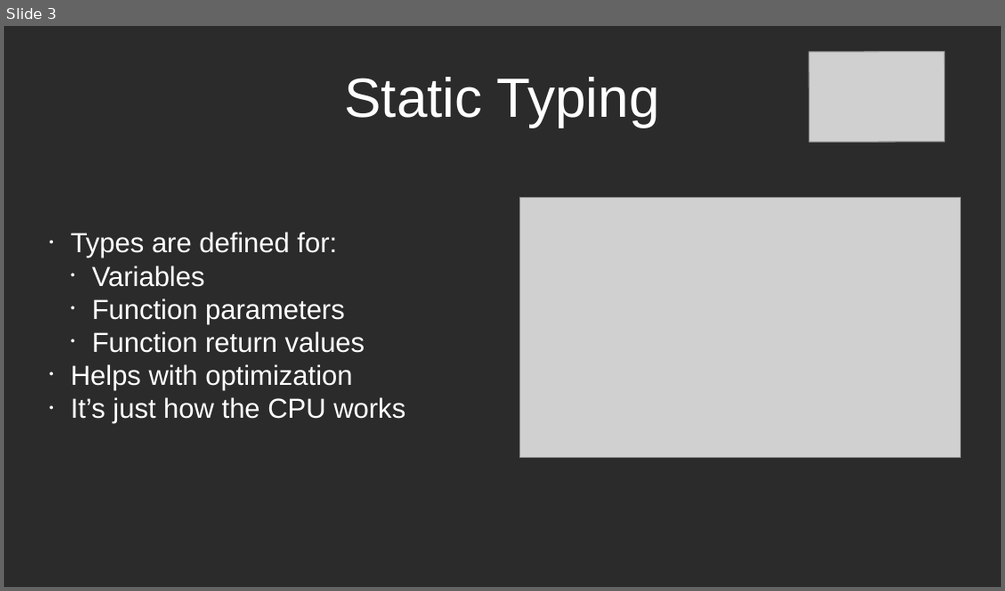
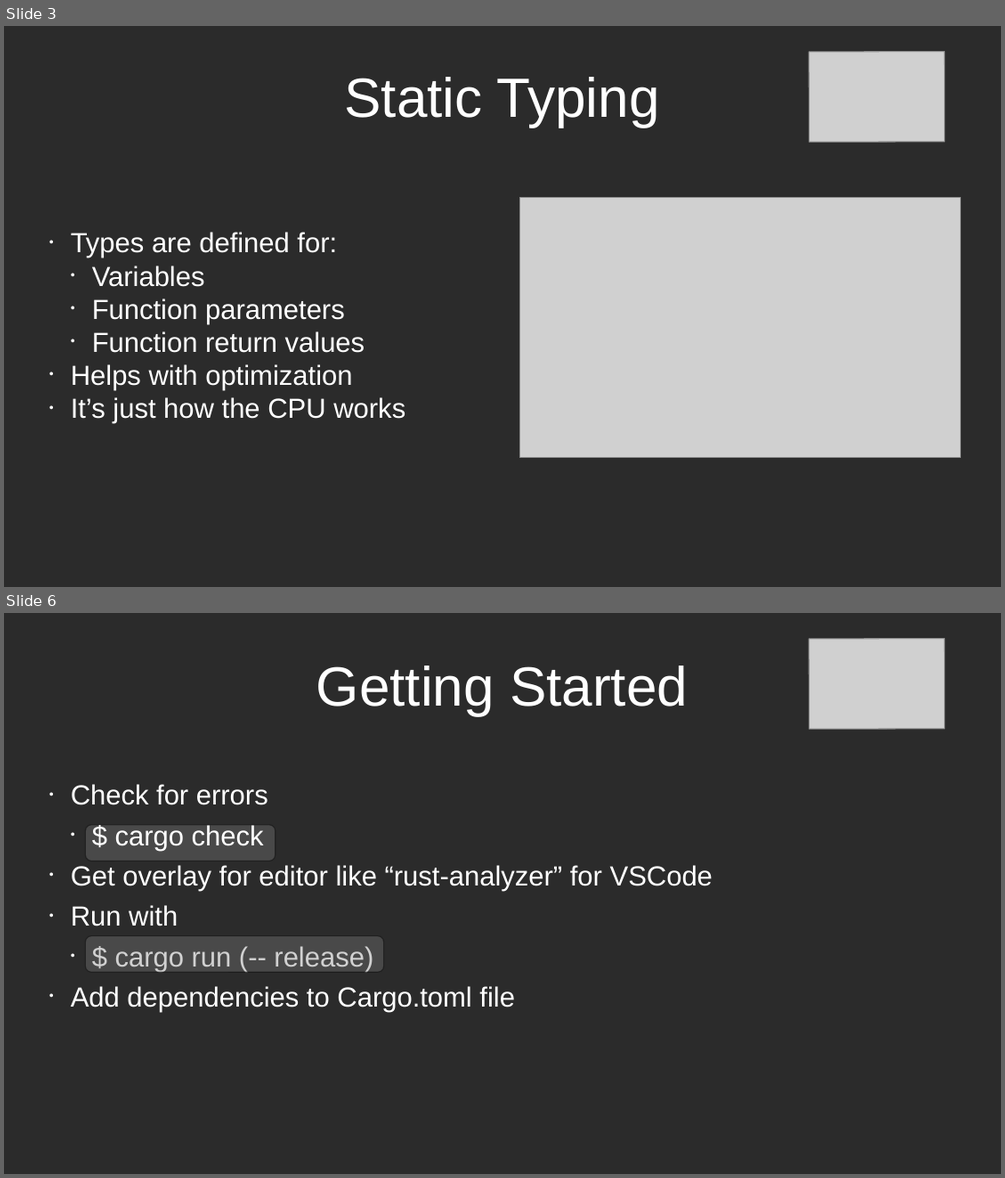
Before and after one commit to lucastepper/rust_talk, a slide deck: rust_presentation.odp. Shown one above the other, each under a label of ours: slide 3 before the commit, slides 3 and 6 after it; the slides between them are not shown. The pictures are 1005x591 and 1005x1178 pixels, drawn with LibreOffice and Linux fonts; fonts in the diff are those of the drawing; grey boxes stand for pictures; background and template pictures are left out; a plain dark background stands for a picture behind light text. Boxes give left, top, right and bottom in pixels: in the first picture for what was removed or moved away, otherwise in the second. Text is boxed around its words. In the diff, an @@ line names an element or a change of style, - is before the commit and + after.

```diff
--- a/rust_presentation.odp
+++ b/rust_presentation.odp
@@ slide 6 added at box(4, 613, 1001, 1174), background picture (left out) @@
@@ picture added at box(809, 638, 945, 729) @@
@@ title added at box(316, 666, 688, 715), 44 pt, text #FFFFFF @@
+Getting Started
@@ subtitle added at box(71, 784, 712, 1013), 22 pt, text #FFFFFF @@
+• Check for errors
+  • $ cargo check
+• Get overlay for editor like “rust-analyzer” for VSCode
+• Run with
+  • $ cargo run (-- release)
+• Add dependencies to Cargo.toml file
@@ rounded rectangle added at box(85, 825, 275, 860), fill #808080 at 36% opacity, outline #111111 0.79 pt @@
@@ rounded rectangle added at box(85, 936, 384, 972), fill #808080 at 36% opacity, outline #111111 0.79 pt @@
```
Also in this commit, not shown: 2 slides changed, 3 other slides added, 20 other files.
